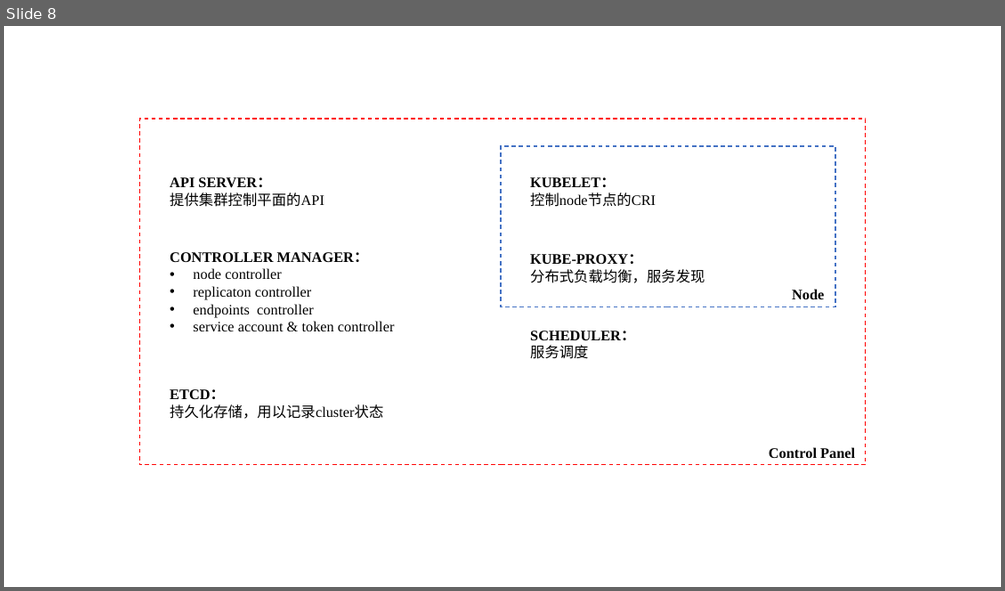
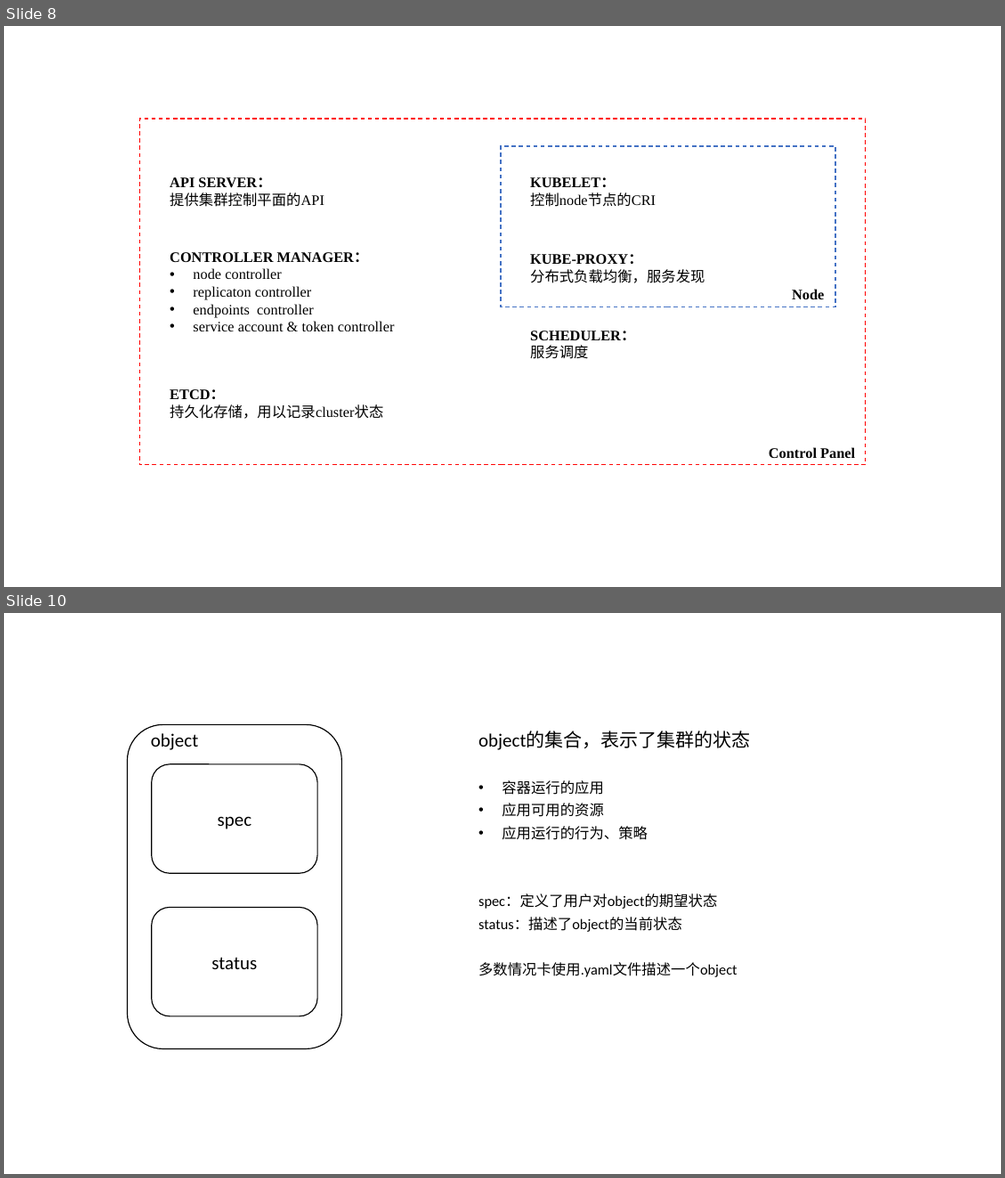
Before and after one commit to nutionMedivn/Kubernetes-training-camp, a slide deck: 基础/008-鸟瞰kubernetes.pptx. Shown one above the other, each under a label of ours: slide 8 before the commit, slides 8 and 10 after it; the slides between them are not shown. The pictures are 1005x591 and 1005x1178 pixels, drawn with LibreOffice and Linux fonts; fonts in the diff are those of the drawing. Boxes give left, top, right and bottom in pixels: in the first picture for what was removed or moved away, otherwise in the second. Text is boxed around its words. In the diff, an @@ line names an element or a change of style, - is before the commit and + after.

```diff
--- a/基础/008-鸟瞰kubernetes.pptx
+++ b/基础/008-鸟瞰kubernetes.pptx
@@ slide 10 added at [4, 613, 1001, 1174], background #FFFFFF @@
@@ rounded rectangle added at [128, 724, 342, 1048], fill #FFFFFF, outline #000000 1 pt @@
@@ text added at [151, 733, 198, 750], 18 pt, text #000000 @@
+object
@@ text added at [478, 731, 751, 977], 14 pt, text #000000 @@
+object的集合，表示了集群的状态
+• 容器运行的应用
+• 应用可用的资源
+• 应用运行的行为、策略
+spec：定义了用户对object的期望状态
+status：描述了object的当前状态
+多数情况卡使用.yaml文件描述一个object
@@ rounded rectangle added at [152, 764, 317, 873], fill #FFFFFF, outline #000000 1 pt, 18 pt, text #000000 @@
+spec
@@ rounded rectangle added at [152, 907, 317, 1016], fill #FFFFFF, outline #000000 1 pt, 18 pt, text #000000 @@
+status
```
Also in this commit, not shown: 3 other slides added.
